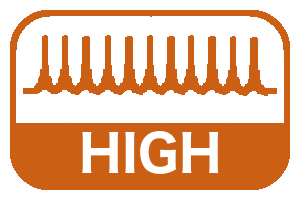
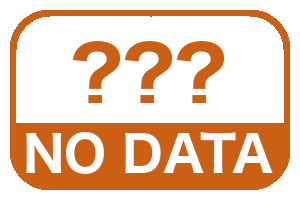
Layered file, before and after one edit (w=300, h=200). Changes by layer:
hid "HIGH #1" over (x1=23, y1=35, x2=277, y2=96)
added layer "???" above "NO DATA #1" over (x1=72, y1=41, x2=225, y2=103)
added layer "NO DATA" above "HIGH" over (x1=26, y1=132, x2=273, y2=174)
hid "HIGH" over (x1=82, y1=131, x2=219, y2=174)
